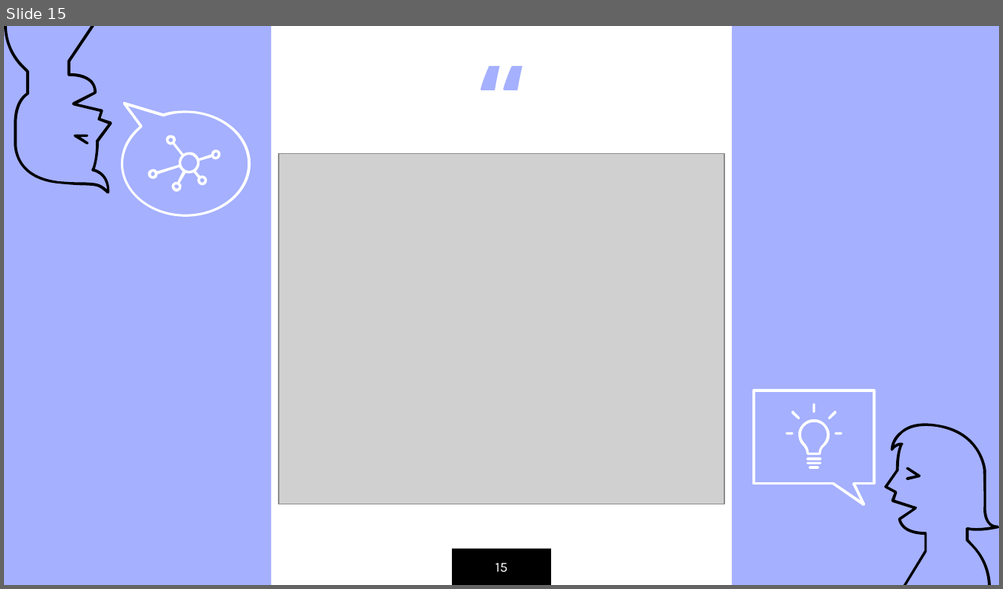
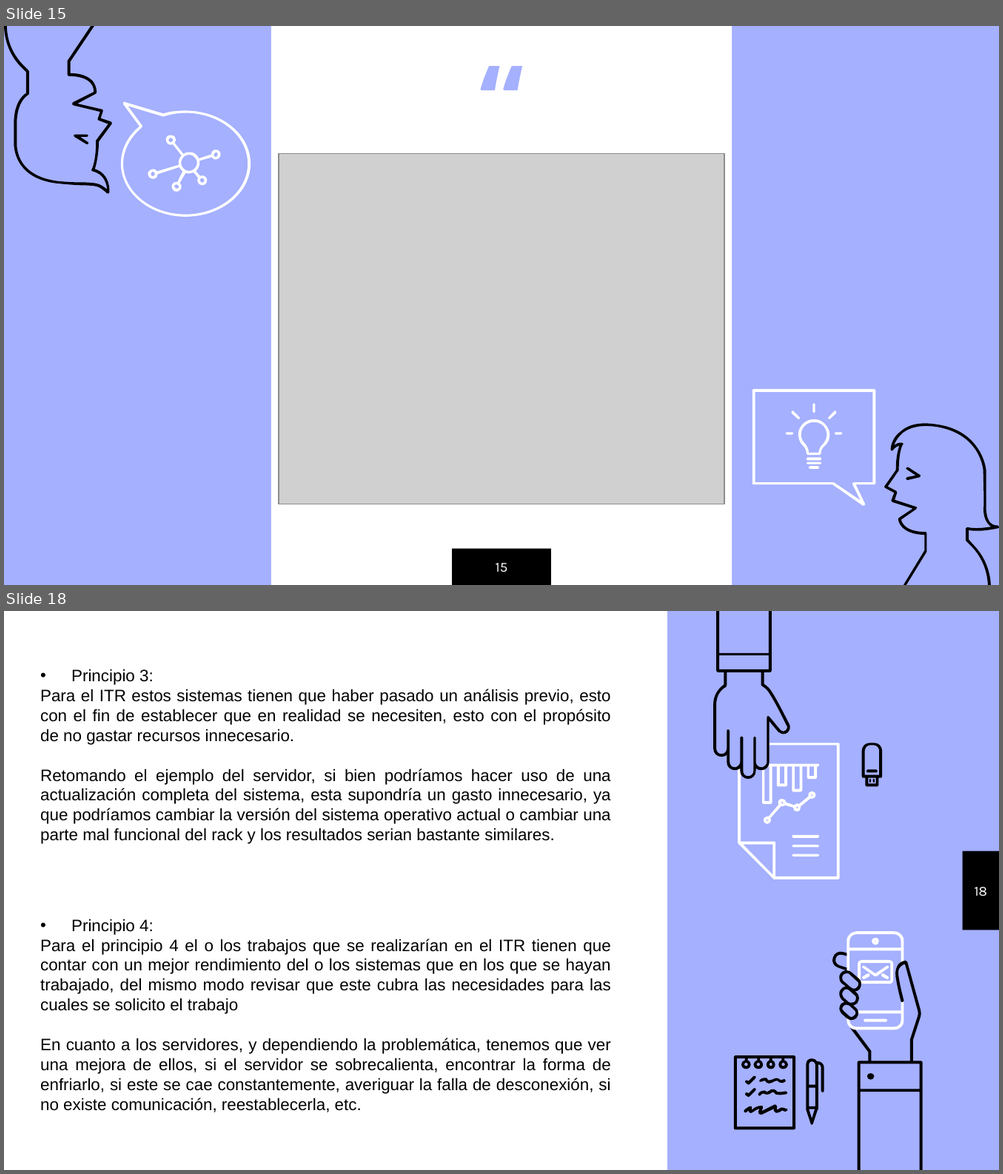
Before and after one commit to TheSkrapy/7mo-Semestre, a slide deck: 13 Modelos de negocios/Empresa Outtic.pptx. Shown one above the other, each under a label of ours: slide 15 before the commit, slides 15 and 18 after it; the slides between them are not shown. The pictures are 1003x589 and 1003x1174 pixels, drawn with LibreOffice and Linux fonts; fonts in the diff are those of the drawing; grey boxes stand for pictures. Boxes give left, top, right and bottom in pixels: in the first picture for what was removed or moved away, otherwise in the second. Text is boxed around its words. In the diff, an @@ line names an element or a change of style, - is before the commit and + after.

```diff
--- a/13 Modelos de negocios/Empresa Outtic.pptx
+++ b/13 Modelos de negocios/Empresa Outtic.pptx
@@ slide 18 added at [4, 611, 999, 1170], background #A5B0FE @@
@@ rectangle added at [4, 611, 667, 1170], fill #FFFFFF @@
@@ group added at [713, 611, 881, 880]: 11 freeform shapes @@
@@ text added at [40, 669, 611, 844], 12 pt, text #000000 @@
+• Principio 3:
+Para el ITR estos sistemas tienen que haber pasado un análisis previo, esto con el fin de establecer que en realidad se necesiten, esto con el propósito de no gastar recursos innecesario.
+Retomando el ejemplo del servidor, si bien podríamos hacer uso de una actualización completa del sistema, esta supondría un gasto innecesario, ya que podríamos cambiar la versión del sistema operativo actual o cambiar una parte mal funcional del rack y los resultados serian bastante similares.
@@ rectangle added at [962, 851, 999, 931], fill #000000 @@
@@ page number added at [974, 887, 987, 897], 10 pt, text #FFFFFF @@
+18
@@ text added at [40, 919, 611, 1113], 12 pt, text #000000 @@
+• Principio 4:
+Para el principio 4 el o los trabajos que se realizarían en el ITR tienen que contar con un mejor rendimiento del o los sistemas que en los que se hayan trabajado, del mismo modo revisar que este cubra las necesidades para las cuales se solicito el trabajo
+En cuanto a los servidores, y dependiendo la problemática, tenemos que ver una mejora de ellos, si el servidor se sobrecalienta, encontrar la forma de enfriarlo, si este se cae constantemente, averiguar la falla de desconexión, si no existe comunicación, reestablecerla, etc.
@@ group added at [734, 931, 922, 1170]: 18 freeform shapes @@
```
Also in this commit, not shown: 4 other slides added, 2 other files.
